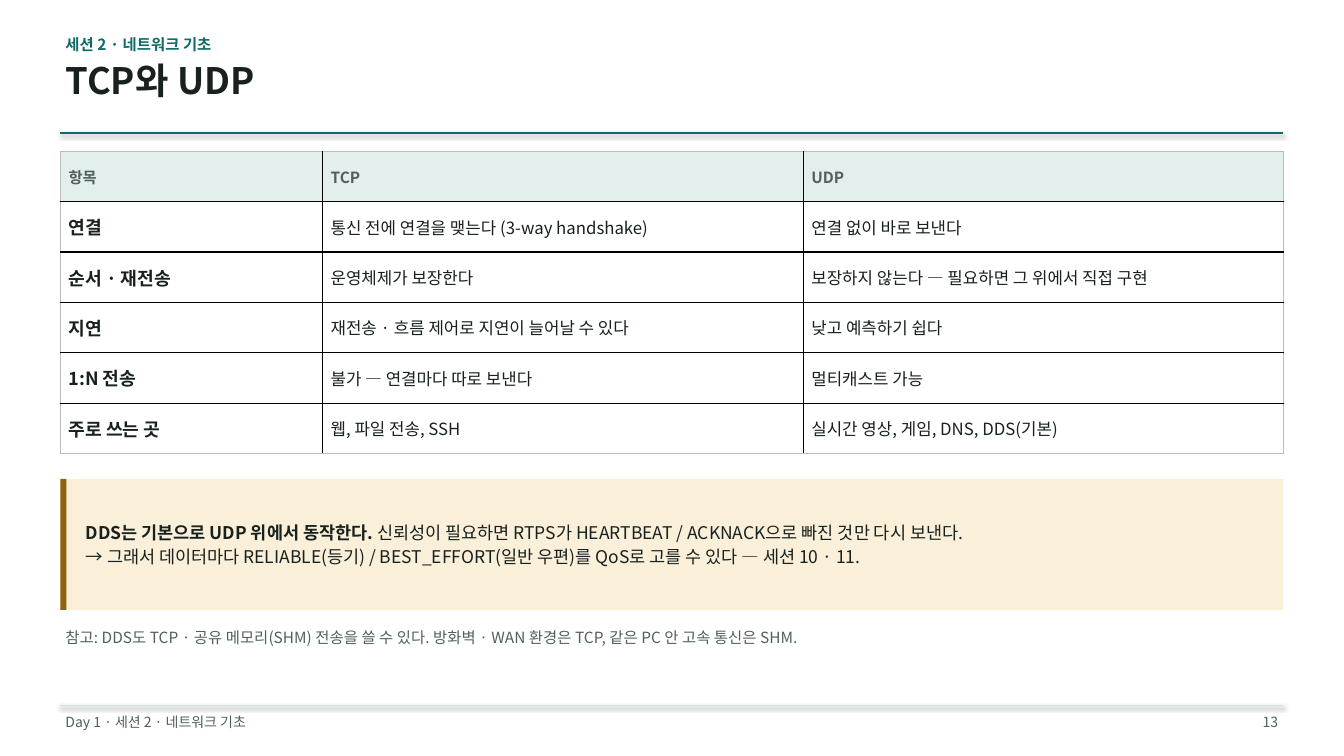
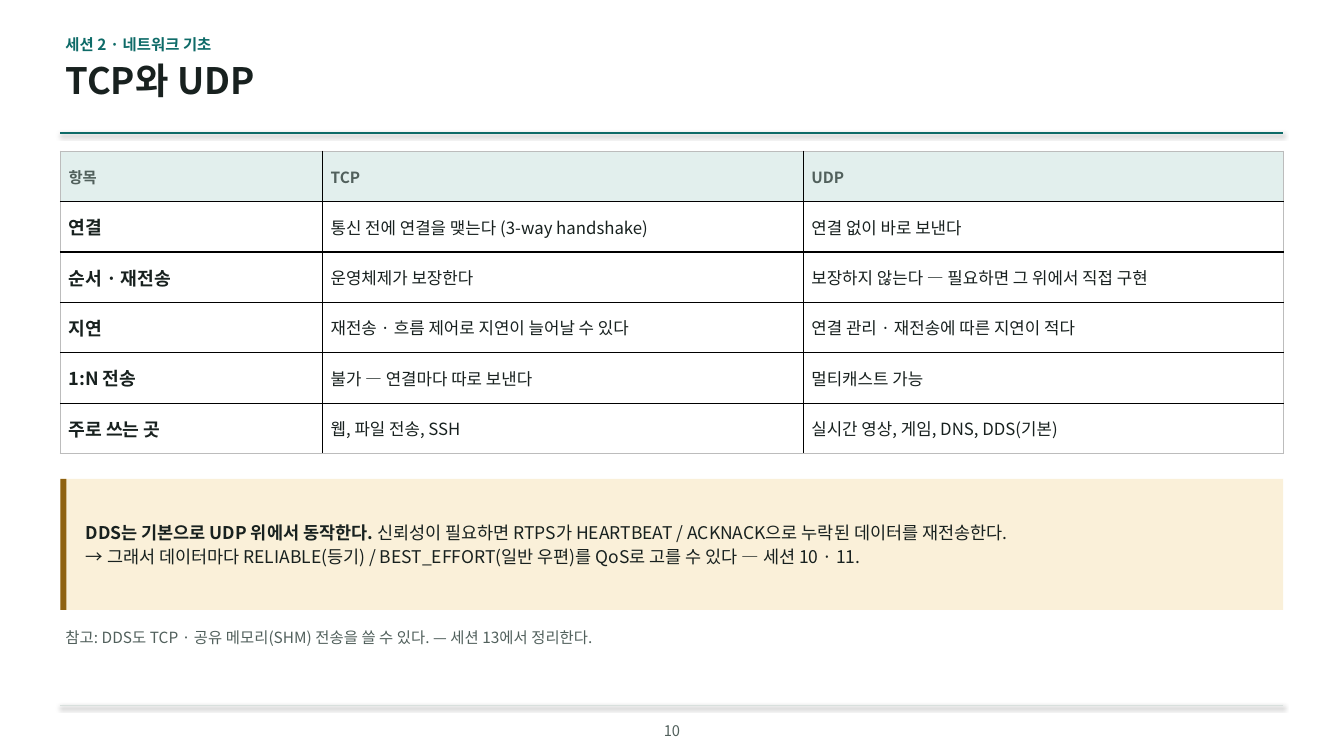
Before and after one commit to IntellectusCorp/int2DDS-lecture, a slide deck: slide 10 of int2dds-lecture-for-beginner.pptx (slide 12 before the commit). Drawn at 1344x756 pixels with LibreOffice and Linux fonts; fonts in the diff are those of the drawing; background and template pictures are left out. Boxes give left, top, right and bottom in pixels: in the first picture for what was removed or moved away, otherwise in the second. Text is boxed around its words. In the diff, an @@ line names an element or a change of style, - is before the commit and + after.

```diff
--- a/int2dds-lecture-for-beginner.pptx
+++ b/int2dds-lecture-for-beginner.pptx
@@ table at box(60, 151, 1284, 454) @@
-row 4, column 3: 낮고 예측하기 쉽다
+row 4, column 3: 연결 관리 · 재전송에 따른 지연이 적다
@@ text at box(86, 524, 1007, 541): text changed @@
-DDS는 기본으로 UDP 위에서 동작한다. 신뢰성이 필요하면 RTPS가 HEARTBEAT / ACKNACK으로 빠진 것만 다시 보낸다.
+DDS는 기본으로 UDP 위에서 동작한다. 신뢰성이 필요하면 RTPS가 HEARTBEAT / ACKNACK으로 누락된 데이터를 재전송한다.
@@ text at box(65, 630, 592, 646): text changed @@
-참고: DDS도 TCP · 공유 메모리(SHM) 전송을 쓸 수 있다. 방화벽 · WAN 환경은 TCP, 같은 PC 안 고속 통신은 SHM.
+참고: DDS도 TCP · 공유 메모리(SHM) 전송을 쓸 수 있다. — 세션 13에서 정리한다.
@@ text removed at box(65, 715, 246, 730) @@
-Day 1 · 세션 2 · 네트워크 기초
@@ text removed at box(1263, 716, 1279, 727) @@
-13
@@ text added at box(664, 725, 680, 736), 10.5 pt, text #51605C @@
+10
```
Also in this commit, not shown: 111 other slides changed, 7 slides added, 10 slides removed, 1 other file.
